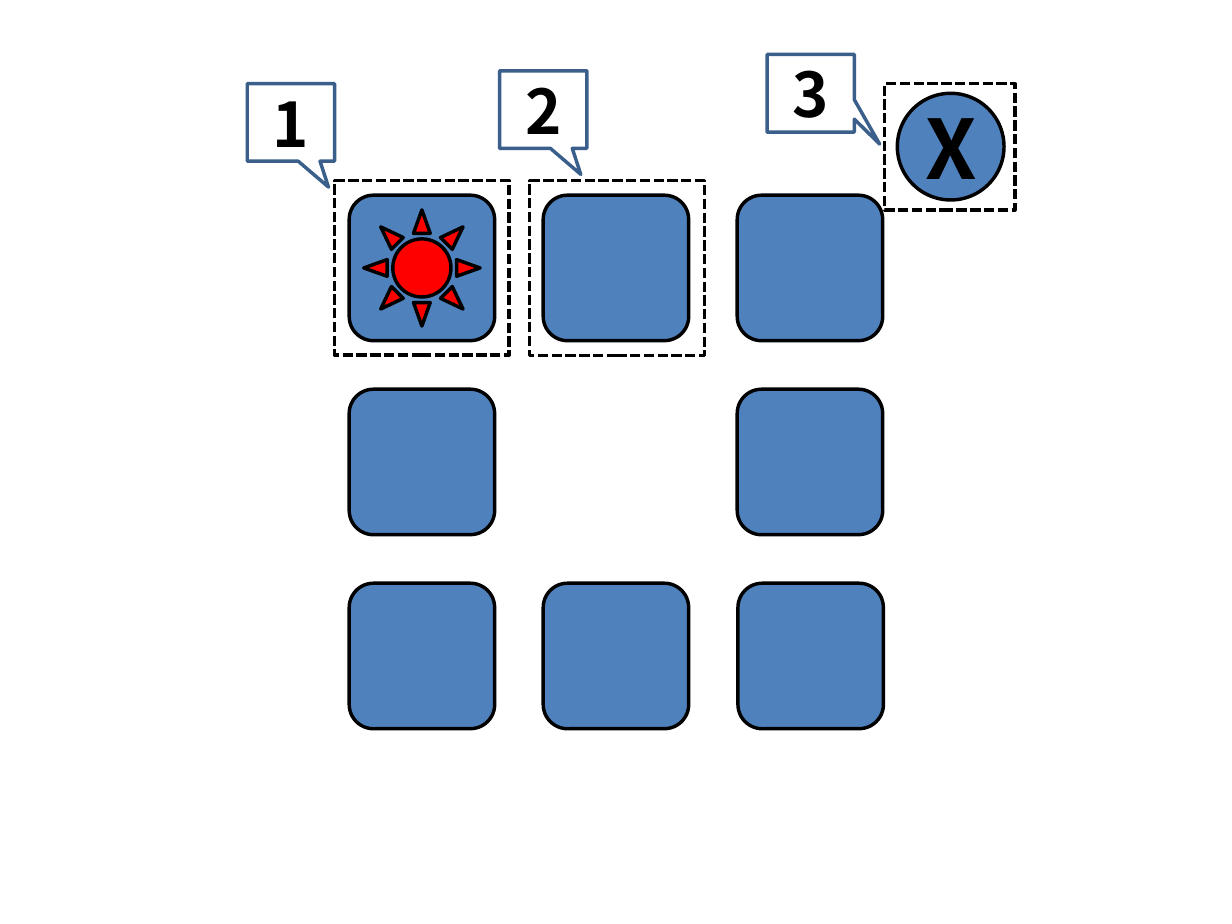
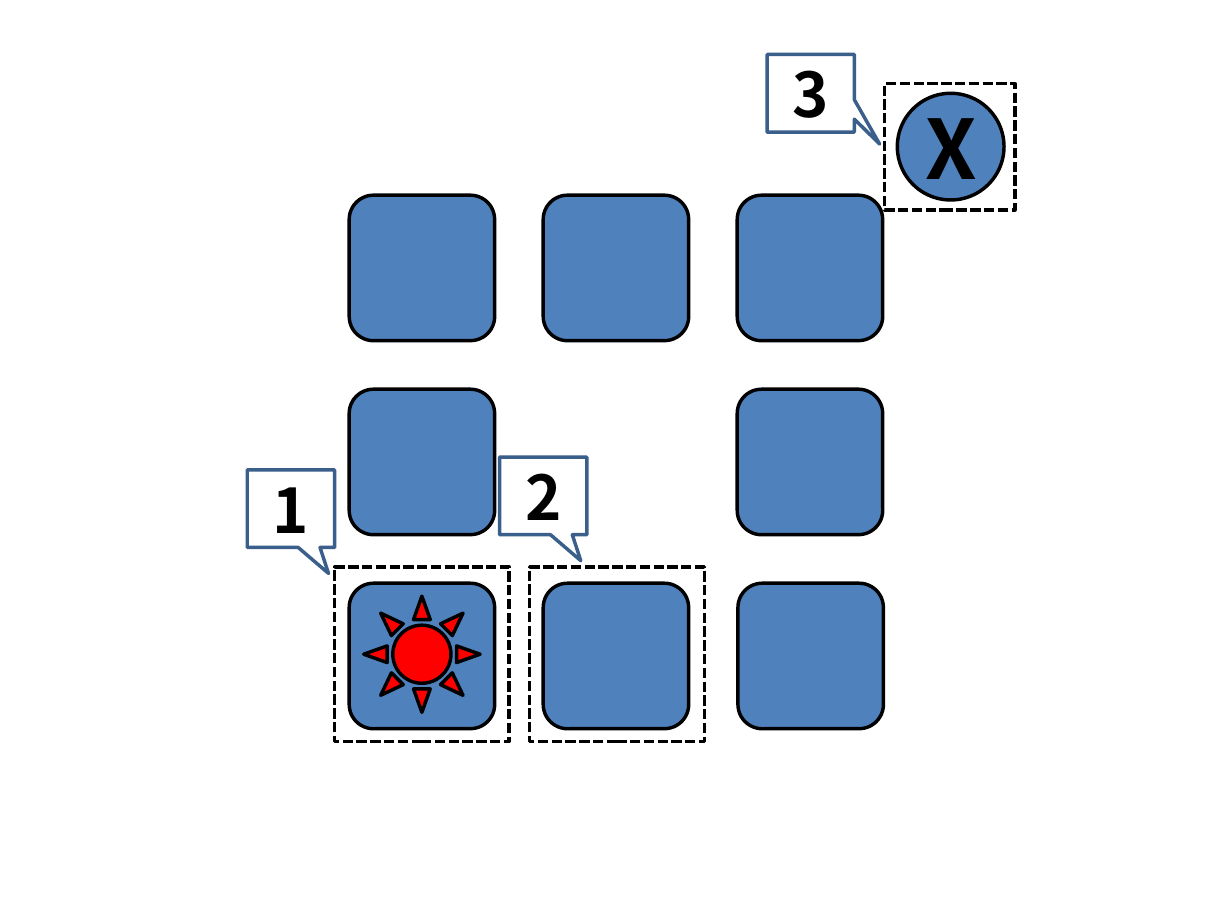
Before and after one commit to YapHeo/3DProject, a slide deck: slide 4 of 00.Document/02. 프리 프로덕션/01. 기획서/[우정윤,허지훈]시스템_리소스.pptx. Drawn at 1232x924 pixels with LibreOffice and Linux fonts; fonts in the diff are those of the drawing. Boxes give left, top, right and bottom in pixels: in the first picture for what was removed or moved away, otherwise in the second. Text is boxed around its words. In the diff, an @@ line names an element or a change of style, - is before the commit and + after.

```diff
--- a/00.Document/02. 프리 프로덕션/01. 기획서/[우정윤,허지훈]시스템_리소스.pptx
+++ b/00.Document/02. 프리 프로덕션/01. 기획서/[우정윤,허지훈]시스템_리소스.pptx
@@ 2 speech boxes, 2 rectangles, 1 sun: place and size @@
-2 speech boxes, 2 rectangles, 1 sun at bbox=[248, 71, 705, 356]
+2 speech boxes, 2 rectangles, 1 sun at bbox=[248, 457, 705, 742]
```
Also in this commit, not shown: 2 other files.
